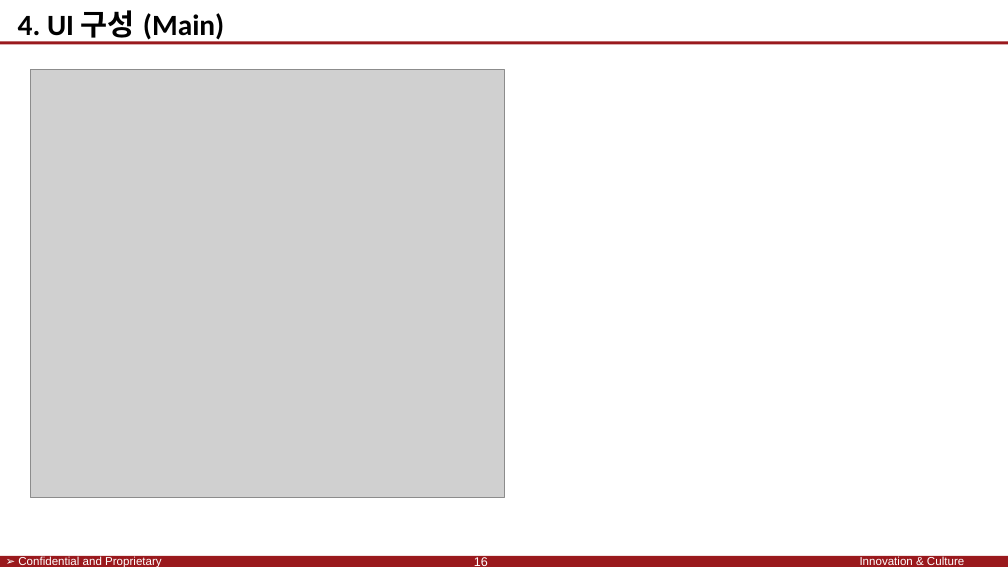
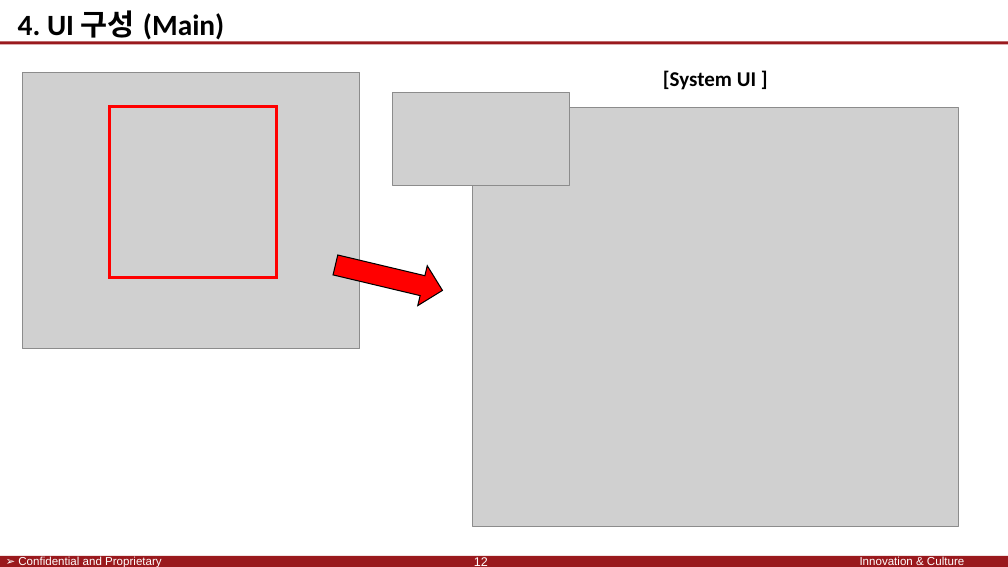
Before and after one commit to SaintSeong/JusungProject, a slide deck: slide 12 of A조 발표.pptx (slide 16 before the commit). Drawn at 1008x567 pixels with LibreOffice and Linux fonts; fonts in the diff are those of the drawing; grey boxes stand for pictures; background and template pictures are left out. Boxes give left, top, right and bottom in pixels: in the first picture for what was removed or moved away, otherwise in the second. Text is boxed around its words. In the diff, an @@ line names an element or a change of style, - is before the commit and + after.

```diff
--- a/A조 발표.pptx
+++ b/A조 발표.pptx
@@ picture added at bbox=[22, 73, 360, 349] @@
@@ picture removed at bbox=[31, 70, 504, 498] @@
@@ text added at bbox=[663, 70, 756, 90], 20 pt, text #000000, bold @@
+[System UI ]
@@ rectangle added at bbox=[110, 107, 276, 278], outline #FF0000 3 pt @@
@@ picture added at bbox=[393, 92, 569, 185] @@
@@ picture added at bbox=[473, 107, 958, 526] @@
@@ right arrow added at bbox=[331, 245, 448, 310], fill #FF0000, outline #000000 1 pt @@
@@ page number at bbox=[474, 557, 488, 566]: text changed @@
-16
+12
```
Also in this commit, not shown: 6 other slides changed, 5 slides added, 12 slides removed.
